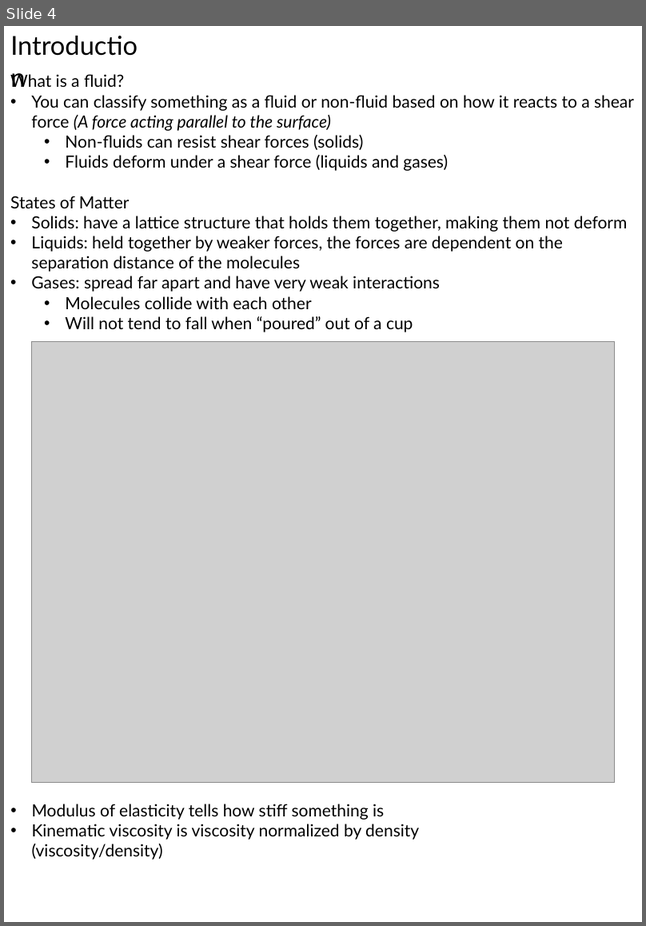
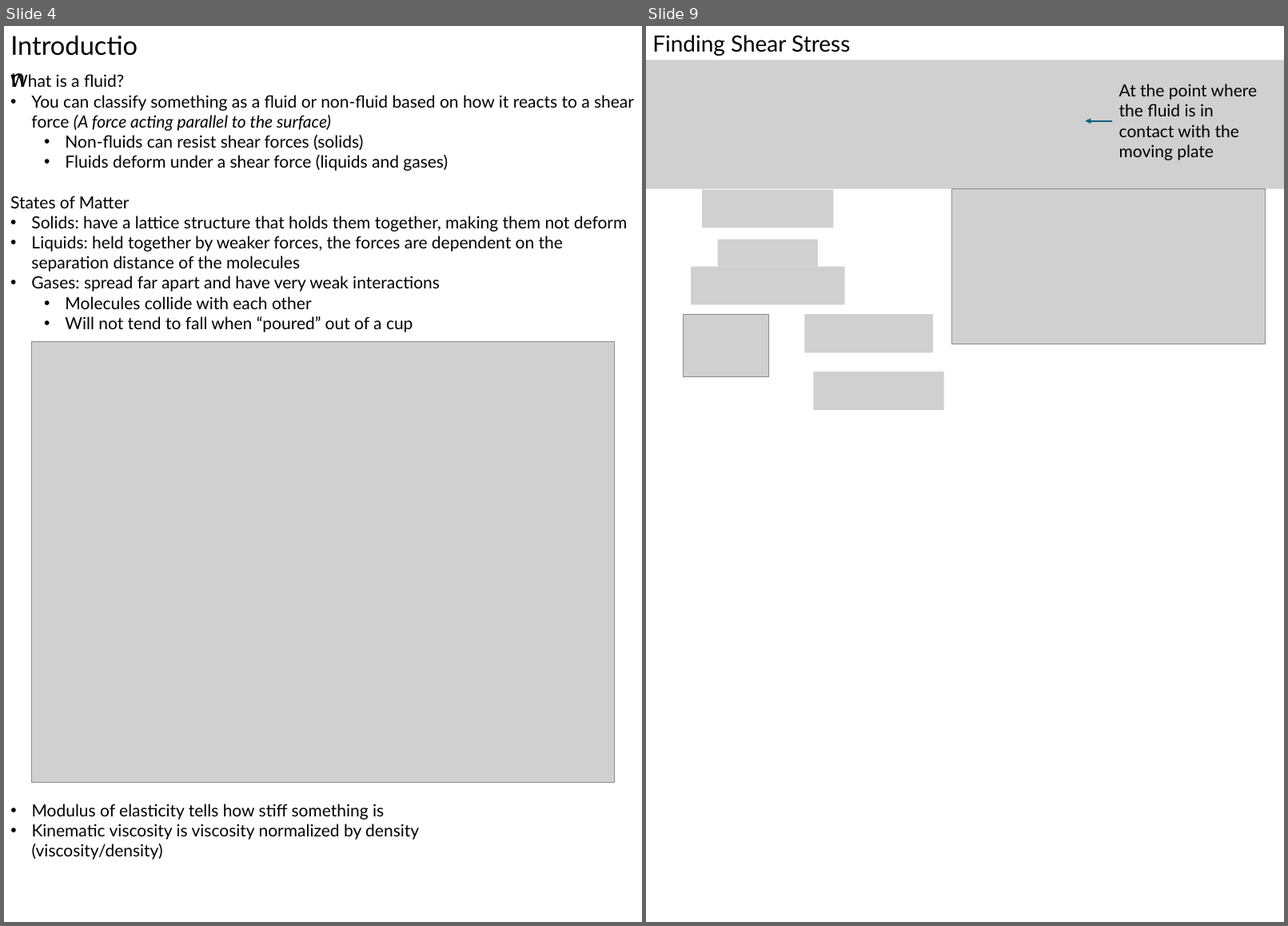
Before and after one commit to 1980s-Space-Guy/Fall24Classes, a slide deck: FluidOperations.pptx. Shown side by side, each under a label of ours: slide 4 before the commit, slides 4 and 9 after it; the slides between them are not shown. The pictures are 646x926 and 1288x926 pixels, drawn with LibreOffice and Linux fonts; fonts in the diff are those of the drawing; grey boxes stand for pictures. Boxes give left, top, right and bottom in pixels: in the first picture for what was removed or moved away, otherwise in the second. Text is boxed around its words. In the diff, an @@ line names an element or a change of style, - is before the commit and + after.

```diff
--- a/FluidOperations.pptx
+++ b/FluidOperations.pptx
@@ slide 9 added at (x1=646, y1=26, x2=1284, y2=922), background #FFFFFF @@
@@ text added at (x1=652, y1=35, x2=850, y2=56), 24 pt, text #000000 @@
+Finding Shear Stress
@@ picture added at (x1=646, y1=60, x2=1284, y2=188) @@
@@ picture added at (x1=845, y1=96, x2=1085, y2=146) @@
@@ text added at (x1=1120, y1=84, x2=1258, y2=160), 18 pt, text #000000 @@
+At the point where the fluid is in contact with the moving plate
@@ arrow added from (1113, 120) to (1085, 120), #156082 1.5 pt @@
@@ picture added at (x1=702, y1=189, x2=833, y2=228) @@
@@ picture added at (x1=952, y1=188, x2=1265, y2=344) @@
@@ picture added at (x1=718, y1=240, x2=818, y2=267) @@
@@ picture added at (x1=691, y1=267, x2=845, y2=305) @@
@@ picture added at (x1=683, y1=314, x2=768, y2=377) @@
@@ picture added at (x1=804, y1=314, x2=933, y2=353) @@
@@ picture added at (x1=813, y1=372, x2=944, y2=410) @@
```
Also in this commit, not shown: 3 other slides added, 3 other files.
